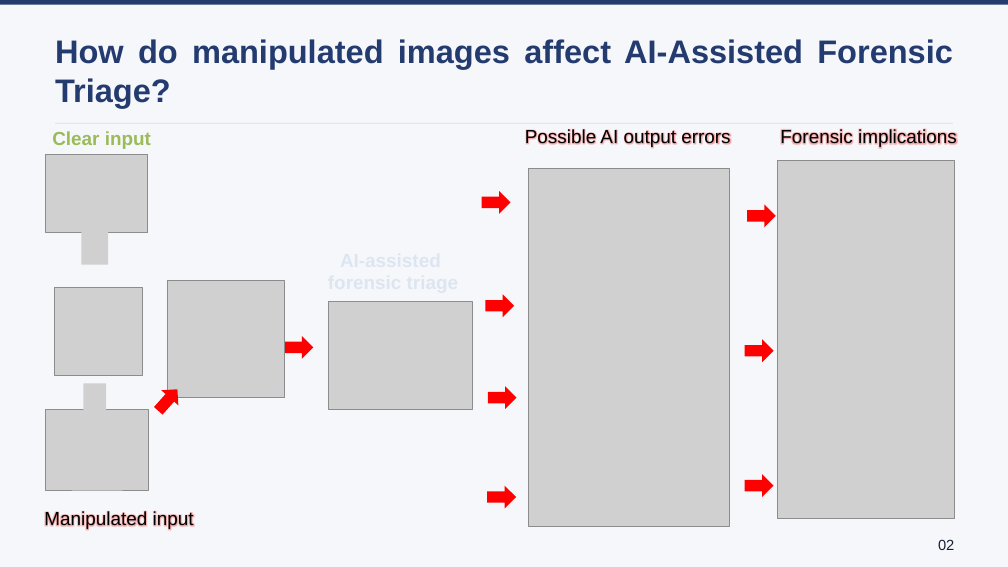
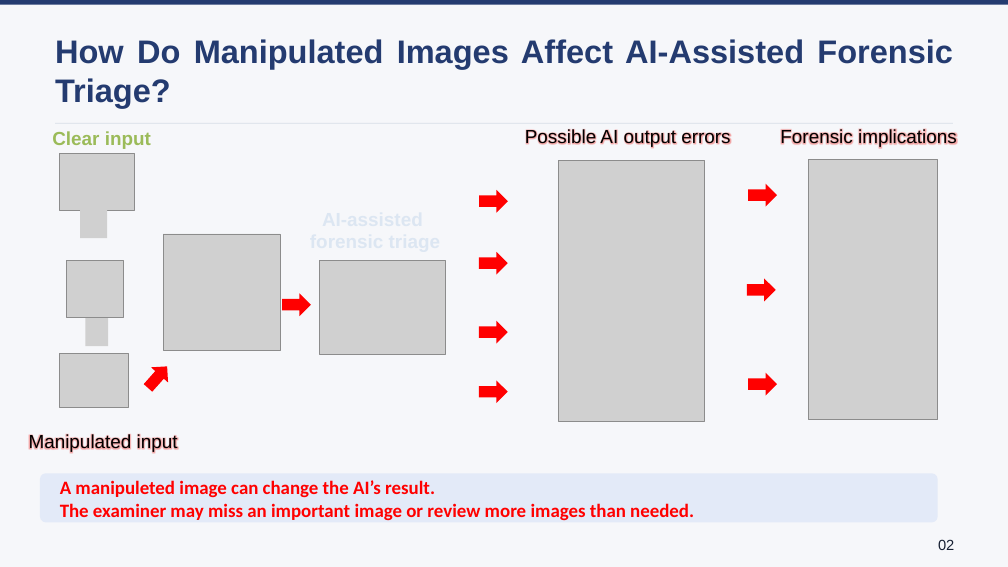
Before and after one commit to lmolinario/Molinario_Thesis_Defense_2026, a slide deck: slide 3 of Molinario_Thesis_Defense_2026.pptx (slide 2 before the commit). Drawn at 1008x567 pixels with LibreOffice and Linux fonts; fonts in the diff are those of the drawing; grey boxes stand for pictures; background and template pictures are left out. Boxes give left, top, right and bottom in pixels: in the first picture for what was removed or moved away, otherwise in the second. Text is boxed around its words. In the diff, an @@ line names an element or a change of style, - is before the commit and + after.

Commit message:
refactor

```diff
--- a/Molinario_Thesis_Defense_2026.pptx
+++ b/Molinario_Thesis_Defense_2026.pptx
@@ text at (55, 39, 953, 108): text changed @@
-How do manipulated images affect AI-Assisted Forensic Triage?
+How Do Manipulated Images Affect AI-Assisted Forensic Triage?
@@ picture: place and size @@
-picture at (45, 154, 148, 232)
+picture at (60, 154, 135, 210)
@@ picture: place and size @@
-picture at (529, 169, 730, 527)
+picture at (558, 160, 705, 421)
@@ picture: place and size @@
-picture at (777, 160, 954, 519)
+picture at (809, 159, 938, 420)
@@ picture added at (80, 203, 107, 238) @@
@@ text "AI-assisted" rewrapped from (300, 249, 485, 315) to (291, 207, 459, 268) @@
@@ right arrow: place and size @@
-right arrow at (747, 204, 776, 227)
+right arrow at (749, 184, 777, 206)
@@ picture removed at (82, 229, 109, 265) @@
@@ picture: place and size @@
-picture at (168, 281, 285, 398)
+picture at (163, 234, 281, 351)
@@ picture: place and size @@
-picture at (54, 287, 142, 375)
+picture at (67, 260, 123, 317)
@@ picture: place and size @@
-picture at (329, 302, 473, 409)
+picture at (320, 260, 445, 355)
@@ right arrow: place and size @@
-right arrow at (485, 294, 514, 317)
+right arrow at (479, 252, 507, 274)
@@ right arrow: place and size @@
-right arrow at (284, 336, 313, 358)
+right arrow at (282, 293, 311, 316)
@@ right arrow: place and size @@
-right arrow at (745, 340, 774, 362)
+right arrow at (747, 278, 776, 301)
@@ picture added at (85, 318, 108, 346) @@
@@ right arrow: place and size @@
-right arrow at (488, 386, 516, 409)
+right arrow at (479, 321, 507, 343)
@@ picture: place and size @@
-picture at (45, 409, 149, 490)
+picture at (59, 353, 129, 408)
@@ right arrow: place and size @@
-right arrow at (150, 382, 186, 418)
+right arrow at (139, 359, 175, 396)
@@ picture removed at (83, 383, 106, 411) @@
@@ right arrow: place and size @@
-right arrow at (487, 485, 516, 508)
+right arrow at (479, 380, 507, 403)
@@ right arrow: place and size @@
-right arrow at (745, 474, 774, 497)
+right arrow at (749, 373, 777, 395)
@@ text "Manipulated input": place and size @@
-text "Manipulated input" at (44, 510, 194, 529)
+text "Manipulated input" at (29, 433, 178, 452)
@@ rounded rectangle added at (40, 473, 938, 523), fill #E3EAF8 @@
@@ text added at (60, 480, 694, 521), 18 pt, text #FF0000, bold @@
+A manipuleted image can change the AI’s result.
+The examiner may miss an important image or review more images than needed.
```
Also in this commit, not shown: 3 other slides changed, 2 slides added.
